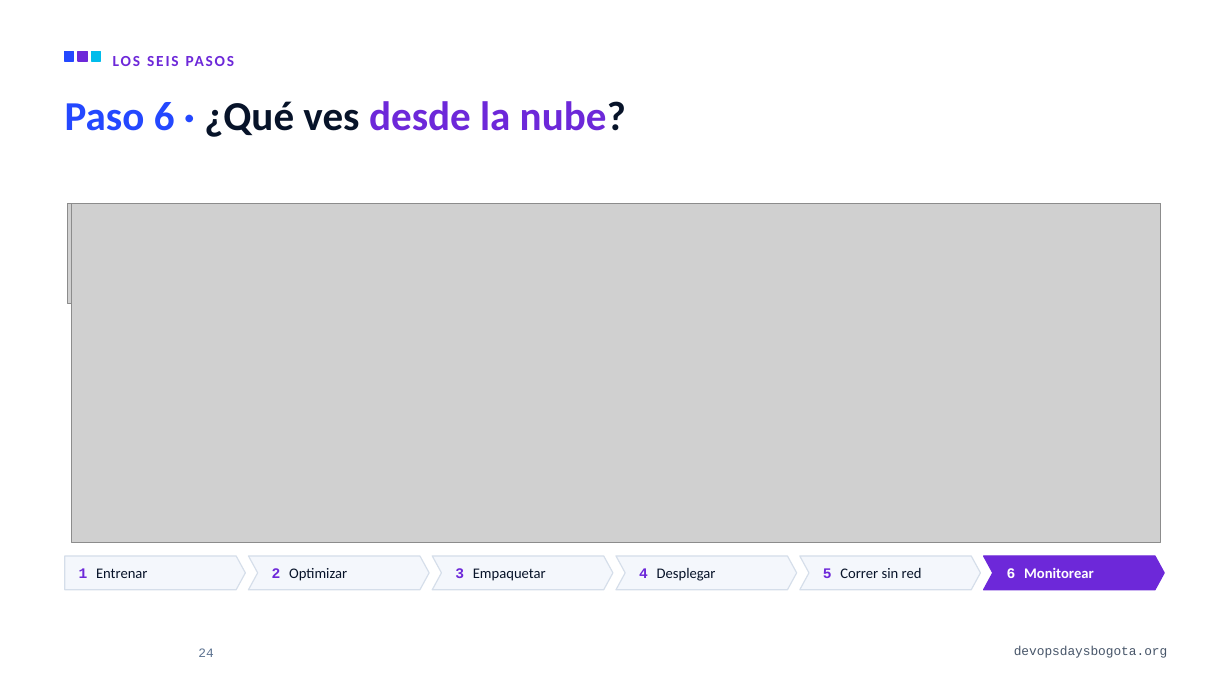
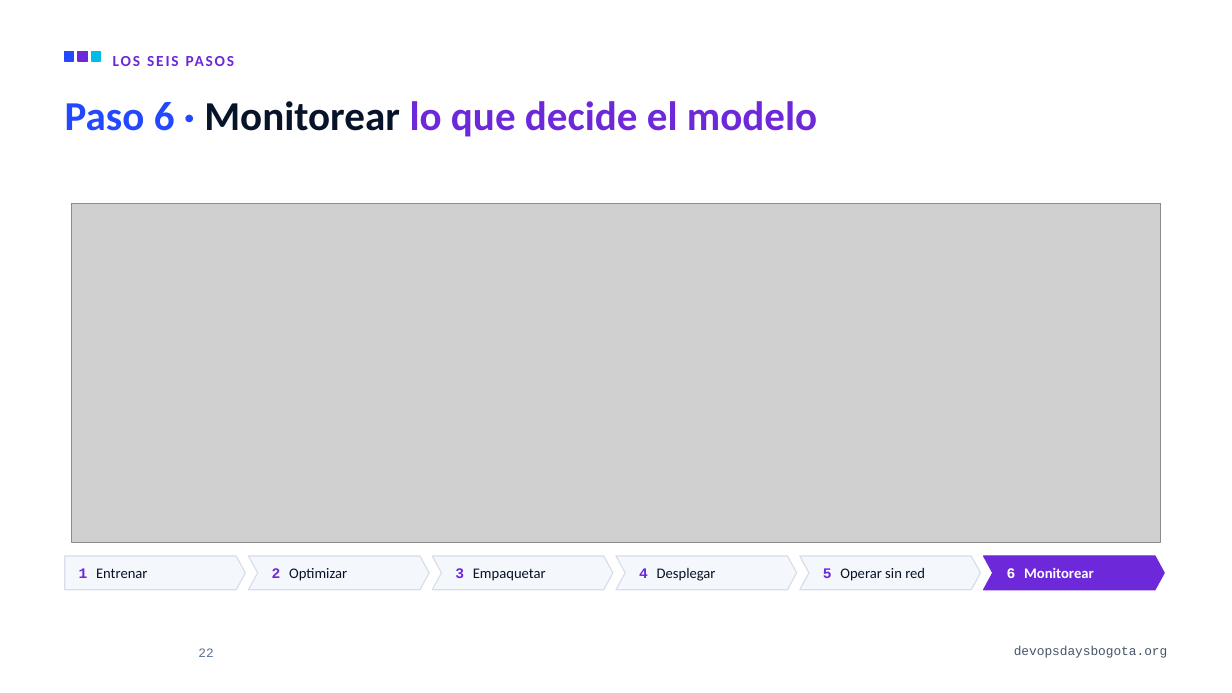
Before and after one commit to alejandro945/mlops-a-ciegas, a slide deck: slide 22 of talk/MLOps-a-ciegas-DevOpsDays-Bogota-2026.pptx (slide 24 before the commit). Drawn at 1232x693 pixels with LibreOffice and Linux fonts; fonts in the diff are those of the drawing; grey boxes stand for pictures; background and template pictures are left out. Boxes give left, top, right and bottom in pixels: in the first picture for what was removed or moved away, otherwise in the second. Text is boxed around its words. In the diff, an @@ line names an element or a change of style, - is before the commit and + after.

```diff
--- a/talk/MLOps-a-ciegas-DevOpsDays-Bogota-2026.pptx
+++ b/talk/MLOps-a-ciegas-DevOpsDays-Bogota-2026.pptx
@@ title at bbox=[65, 101, 817, 137]: text changed @@
-Paso 6 · ¿Qué ves desde la nube?
+Paso 6 · Monitorear lo que decide el modelo
@@ picture: place and size @@
-picture at bbox=[67, 203, 198, 303]
+picture at bbox=[76, 203, 188, 305]
@@ text in freeform shape at bbox=[823, 568, 925, 581]: text changed @@
-5 Correr sin red
+5 Operar sin red
@@ page number at bbox=[198, 648, 213, 657]: text changed @@
-24
+22
```
Also in this commit, not shown: 28 other slides changed, 1 slide added, 3 slides removed, 29 other files.
